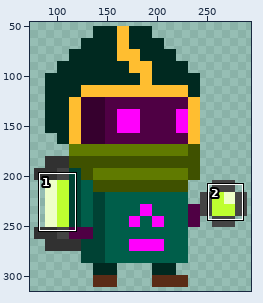
Two versions of one sprite sheet, PaintlLess/resources/images/sprites/personajes/Alquimista/alquimistaR.png. The first picture is a wide view before the edit; the outline marks the close-up.
Close-up. First the earlier version:
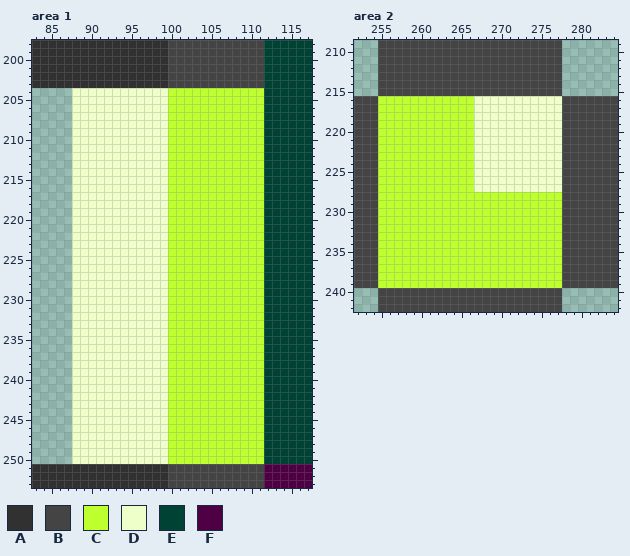
The file is 360x360 pixels. Shown: area 1: x 83..117, y 198..253; area 2: x 252..284, y 209..242. The wide view leaves out empty margins.
Palette (. is transparent): A #313131  B #444444  C #beff30  D #eeffc9  E #004234  F #4f0044
Once edited:
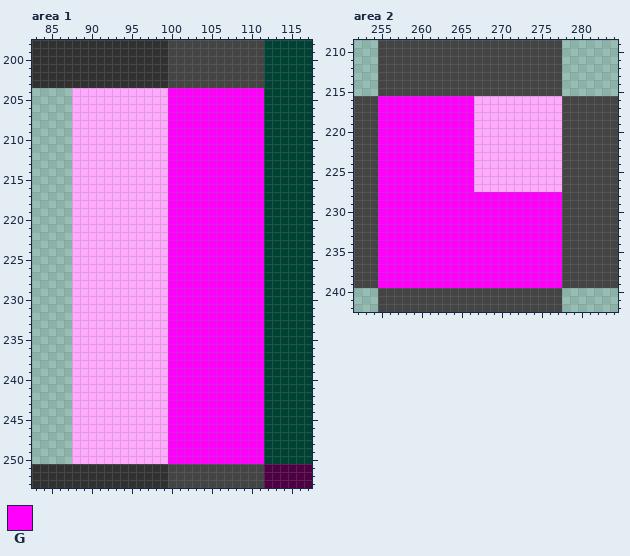
Colours new in this view: G #ff00fc
Commit: Animaciones alquimista resubidas
What changed:
colour D: #eeffc9 -> #ffaafe
Changed rows in their new state; - is a pixel that keeps its letter.
Area 1:
first column x 100:
204 GGGGGGGGGGGG
205 GGGGGGGGGGGG
206 GGGGGGGGGGGG
207 GGGGGGGGGGGG
208 GGGGGGGGGGGG
209 GGGGGGGGGGGG
210 GGGGGGGGGGGG
211 GGGGGGGGGGGG
212 GGGGGGGGGGGG
213 GGGGGGGGGGGG
214 GGGGGGGGGGGG
215 GGGGGGGGGGGG
216 GGGGGGGGGGGG
217 GGGGGGGGGGGG
218 GGGGGGGGGGGG
219 GGGGGGGGGGGG
220 GGGGGGGGGGGG
221 GGGGGGGGGGGG
222 GGGGGGGGGGGG
223 GGGGGGGGGGGG
224 GGGGGGGGGGGG
225 GGGGGGGGGGGG
226 GGGGGGGGGGGG
227 GGGGGGGGGGGG
228 GGGGGGGGGGGG
229 GGGGGGGGGGGG
230 GGGGGGGGGGGG
231 GGGGGGGGGGGG
232 GGGGGGGGGGGG
233 GGGGGGGGGGGG
234 GGGGGGGGGGGG
235 GGGGGGGGGGGG
236 GGGGGGGGGGGG
237 GGGGGGGGGGGG
238 GGGGGGGGGGGG
239 GGGGGGGGGGGG
240 GGGGGGGGGGGG
241 GGGGGGGGGGGG
242 GGGGGGGGGGGG
243 GGGGGGGGGGGG
244 GGGGGGGGGGGG
245 GGGGGGGGGGGG
246 GGGGGGGGGGGG
247 GGGGGGGGGGGG
248 GGGGGGGGGGGG
249 GGGGGGGGGGGG
250 GGGGGGGGGGGG
Area 2:
first column x 255:
216 GGGGGGGGGGGG-----------
217 GGGGGGGGGGGG-----------
218 GGGGGGGGGGGG-----------
219 GGGGGGGGGGGG-----------
220 GGGGGGGGGGGG-----------
221 GGGGGGGGGGGG-----------
222 GGGGGGGGGGGG-----------
223 GGGGGGGGGGGG-----------
224 GGGGGGGGGGGG-----------
225 GGGGGGGGGGGG-----------
226 GGGGGGGGGGGG-----------
227 GGGGGGGGGGGG-----------
228 GGGGGGGGGGGGGGGGGGGGGGG
229 GGGGGGGGGGGGGGGGGGGGGGG
230 GGGGGGGGGGGGGGGGGGGGGGG
231 GGGGGGGGGGGGGGGGGGGGGGG
232 GGGGGGGGGGGGGGGGGGGGGGG
233 GGGGGGGGGGGGGGGGGGGGGGG
234 GGGGGGGGGGGGGGGGGGGGGGG
235 GGGGGGGGGGGGGGGGGGGGGGG
236 GGGGGGGGGGGGGGGGGGGGGGG
237 GGGGGGGGGGGGGGGGGGGGGGG
238 GGGGGGGGGGGGGGGGGGGGGGG
239 GGGGGGGGGGGGGGGGGGGGGGG
Boxes around the changes in both close-ups, in picture pixels (x1, y1, x2, y2):
changed: (72, 88, 264, 464)
changed: (378, 96, 562, 288)
